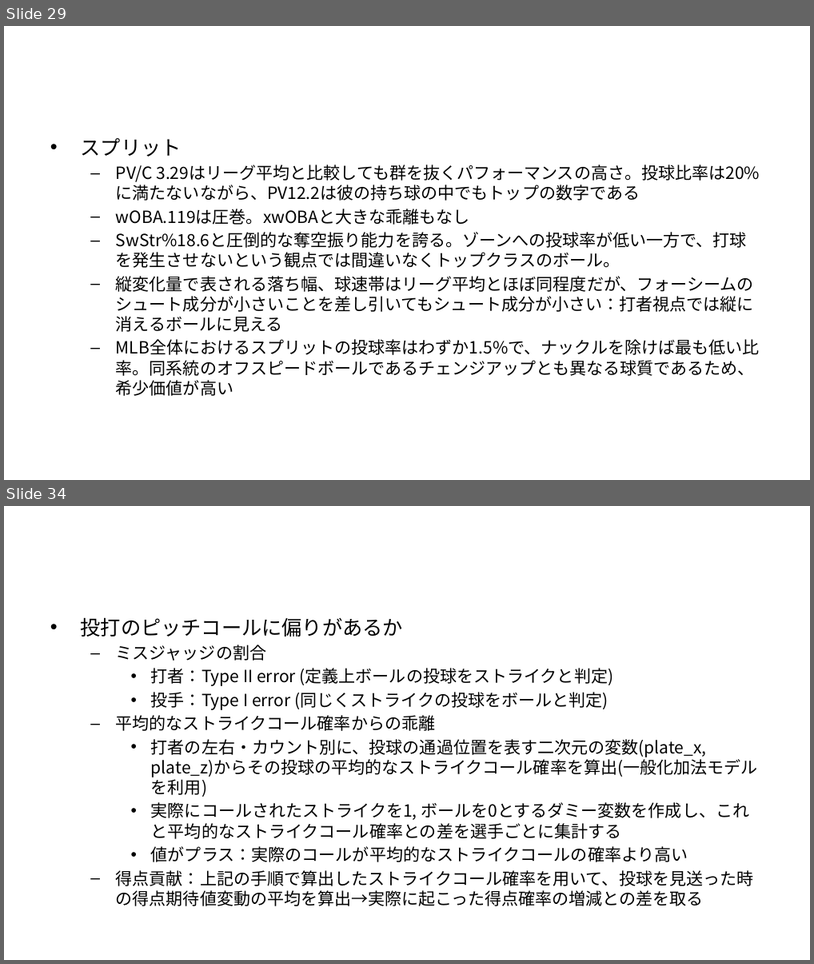
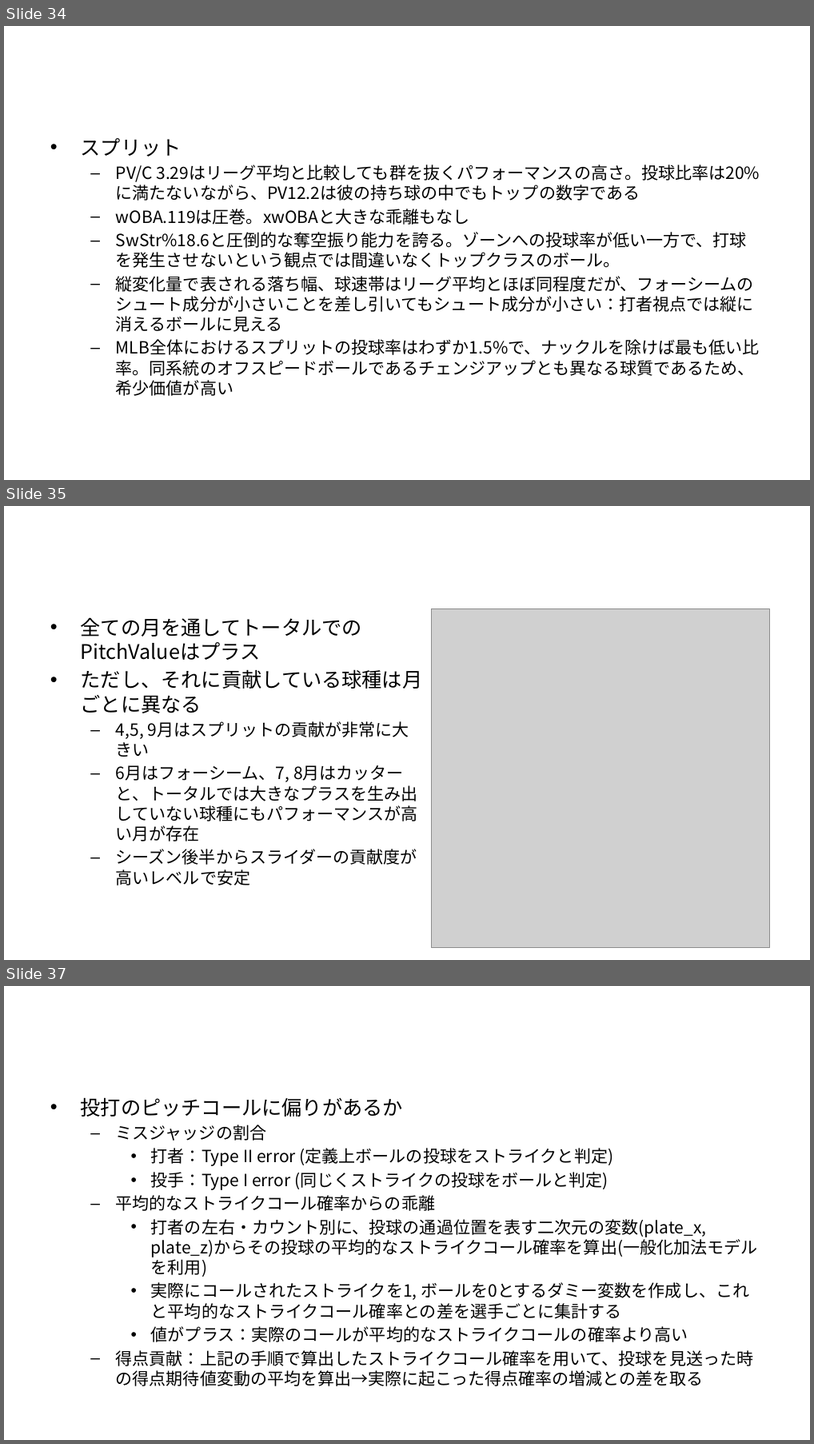
Before and after one commit to T-Reio/ohtani_analyze, a slide deck: slides/ohtani_tj.pptx. Shown one above the other, each under a label of ours: slides 29 and 34 before the commit, slides 34, 35 and 37 after it; the slides between them are not shown. The pictures are 814x964 and 814x1444 pixels, drawn with LibreOffice and Linux fonts; fonts in the diff are those of the drawing; grey boxes stand for pictures; background and template pictures are left out. Boxes give left, top, right and bottom in pixels: in the first picture for what was removed or moved away, otherwise in the second. Text is boxed around its words. In the diff, an @@ line names an element or a change of style, - is before the commit and + after.

```diff
--- a/slides/ohtani_tj.pptx
+++ b/slides/ohtani_tj.pptx
@@ slide 35 added at box(4, 506, 810, 960), background #FFFFFF @@
@@ title added at box(45, 524, 770, 600), 48 pt, text #FFFFFF, bold @@
+月別の変化
@@ text added at box(81, 617, 423, 885), 20 pt, text #000000 @@
+• 全ての月を通してトータルでのPitchValueはプラス
+• ただし、それに貢献している球種は月ごとに異なる
+  – 4,5, 9月はスプリットの貢献が非常に大きい
+  – 6月はフォーシーム、7, 8月はカッターと、トータルでは大きなプラスを生み出していない球種にもパフォーマンスが高い月が存在
+  – シーズン後半からスライダーの貢献度が高いレベルで安定
@@ picture added at box(432, 609, 770, 947) @@
@@ what was slide 29 is now slide 34 @@
@@ what was slide 34 is now slide 37 @@
```
Also in this commit, not shown: 12 slides changed, 3 other slides added, 2 slides removed, 16 other files.
